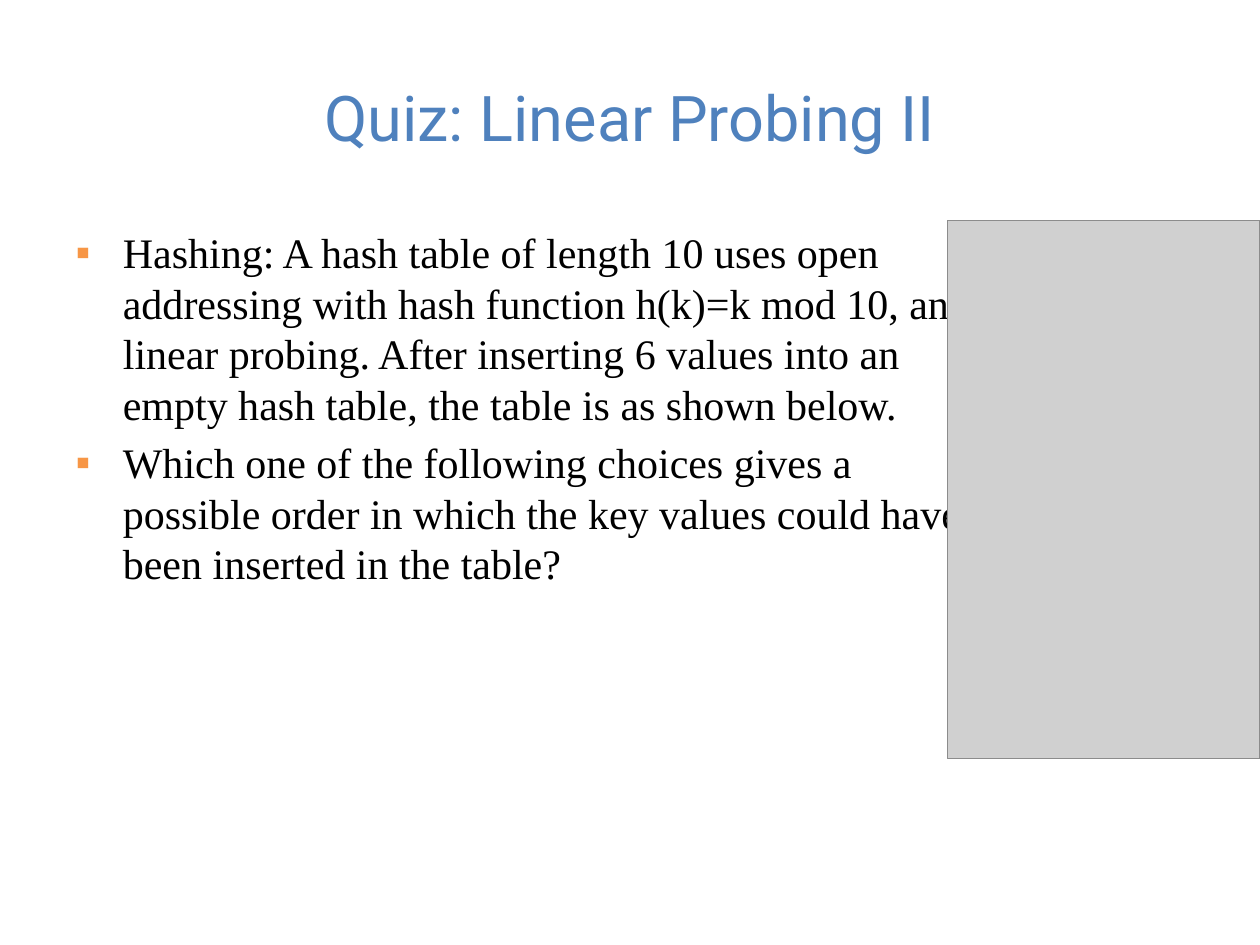
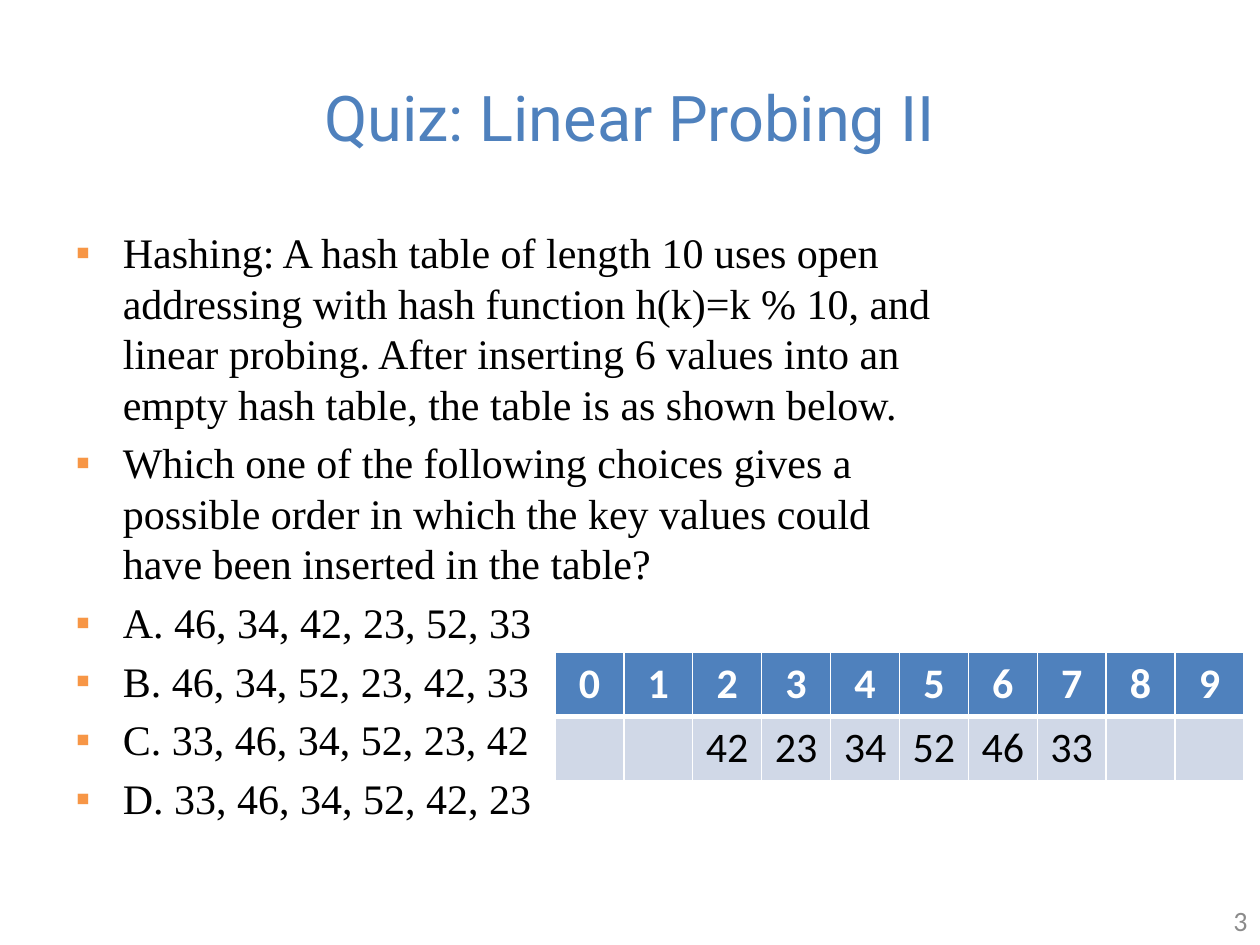
Before and after one commit to guhofstra/CSC111Fa25, a slide deck: slide 3 of PPTs/Lecture 7-hash table exercises.pptx (slide 4 before the commit). Drawn at 1260x945 pixels with LibreOffice and Linux fonts; fonts in the diff are those of the drawing; grey boxes stand for pictures. Boxes give left, top, right and bottom in pixels: in the first picture for what was removed or moved away, otherwise in the second. Text is boxed around its words. In the diff, an @@ line names an element or a change of style, - is before the commit and + after.

```diff
--- a/PPTs/Lecture 7-hash table exercises.pptx
+++ b/PPTs/Lecture 7-hash table exercises.pptx
@@ text at (123, 238, 931, 429): text changed @@
-▪ Hashing: A hash table of length 10 uses open addressing with hash function h(k)=k mod 10, and linear probing. After inserting 6 values into an empty hash table, the table is as shown below.
+▪ Hashing: A hash table of length 10 uses open addressing with hash function h(k)=k % 10, and linear probing. After inserting 6 values into an empty hash table, the table is as shown below.
@@ picture removed at (948, 220, 1260, 759) @@
@@ text at (123, 610, 531, 820): paragraphs added @@
+▪ A. 46, 34, 42, 23, 52, 33
+▪ B. 46, 34, 52, 23, 42, 33
+▪ C. 33, 46, 34, 52, 23, 42
+▪ D. 33, 46, 34, 52, 42, 23
@@ table added at (554, 653, 1247, 779), 2 rows, 10 columns @@
+0 | 1 | 2 | 3 | 4 | 5 | 6 | 7 | 8 | 9
+ |  | 42 | 23 | 34 | 52 | 46 | 33 |  | 
@@ page number added at (1233, 913, 1247, 931), 16 pt, text #8C8C8C @@
+3
```
Also in this commit, not shown: 3 other slides changed, 1 slide removed, 18 other files.
